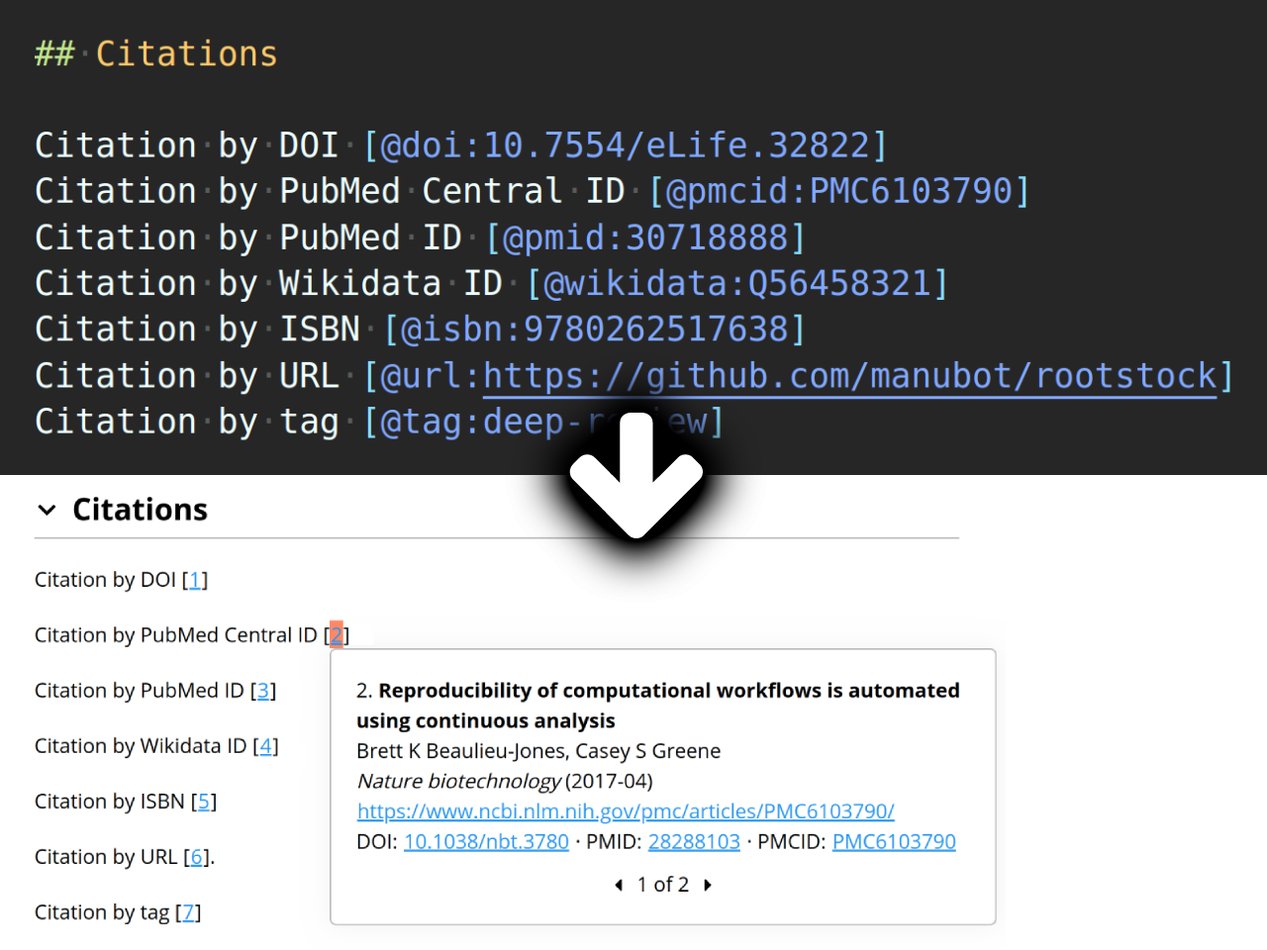
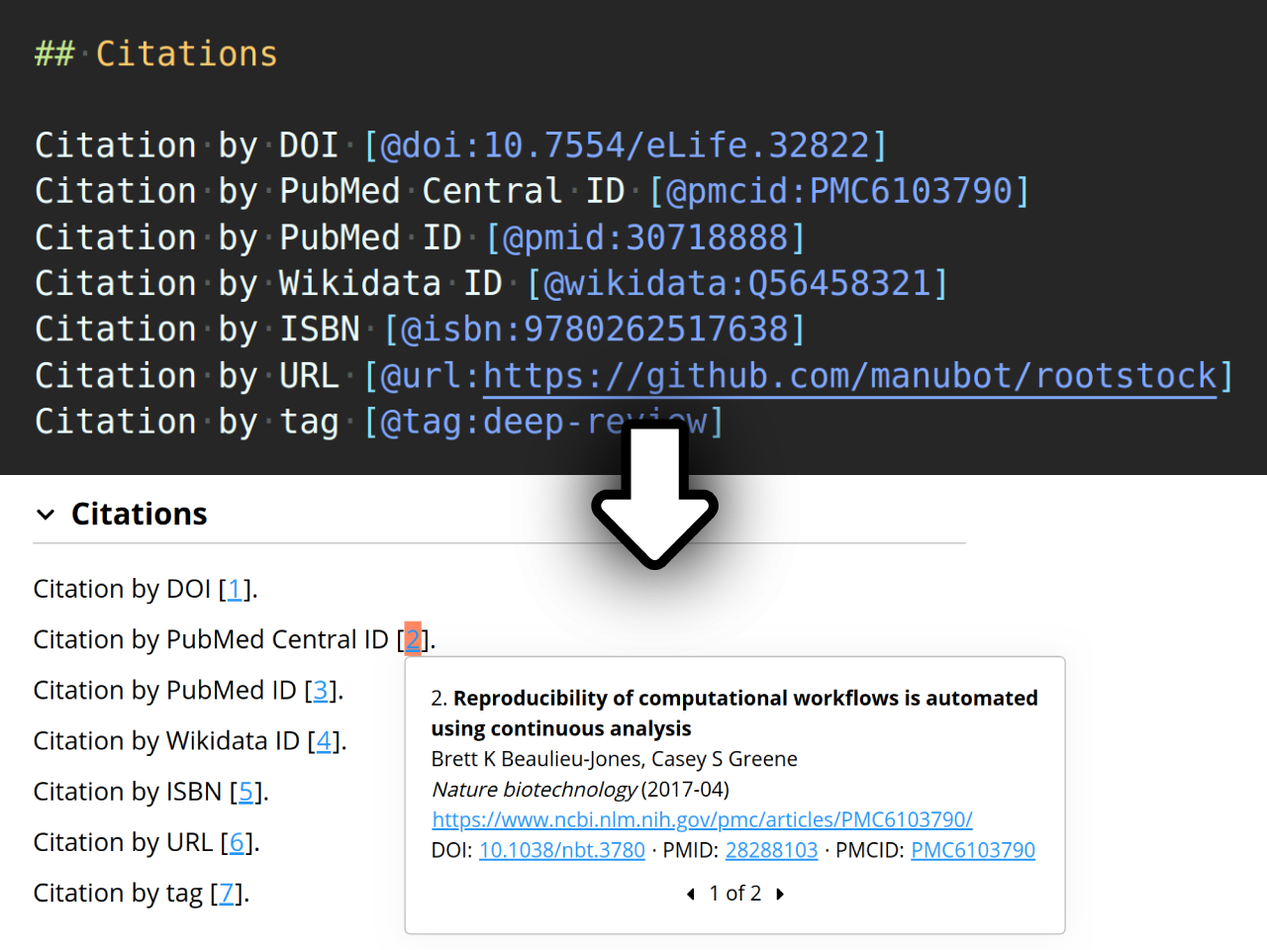
Revision of a layered (1267, 950) image; what changed, layer by layer:
painted on "bottom" over [32, 496, 1079, 948]
